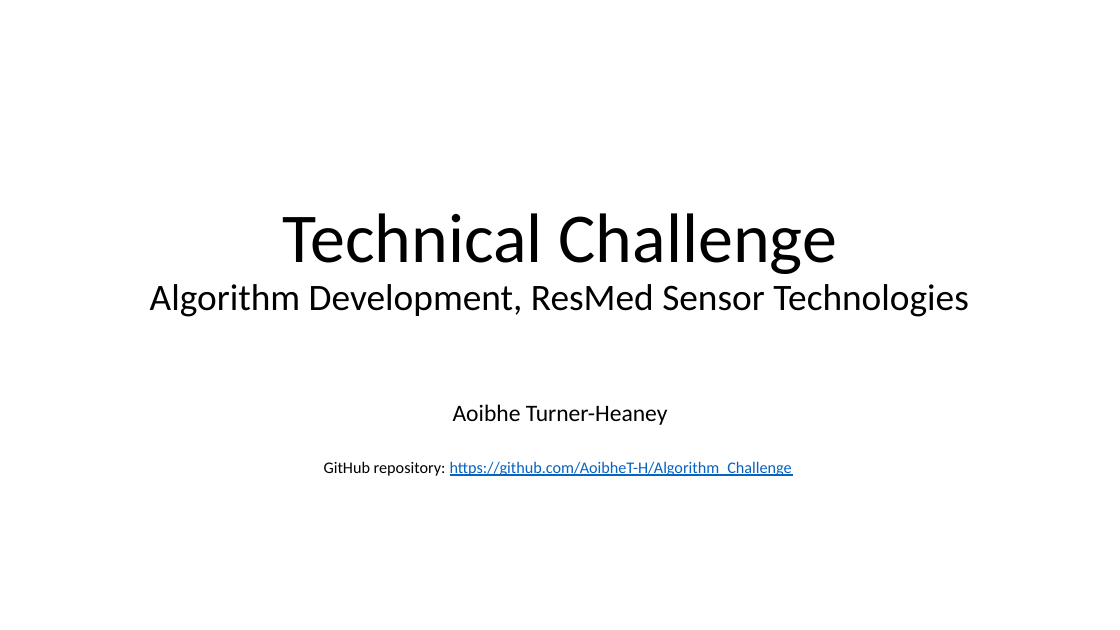
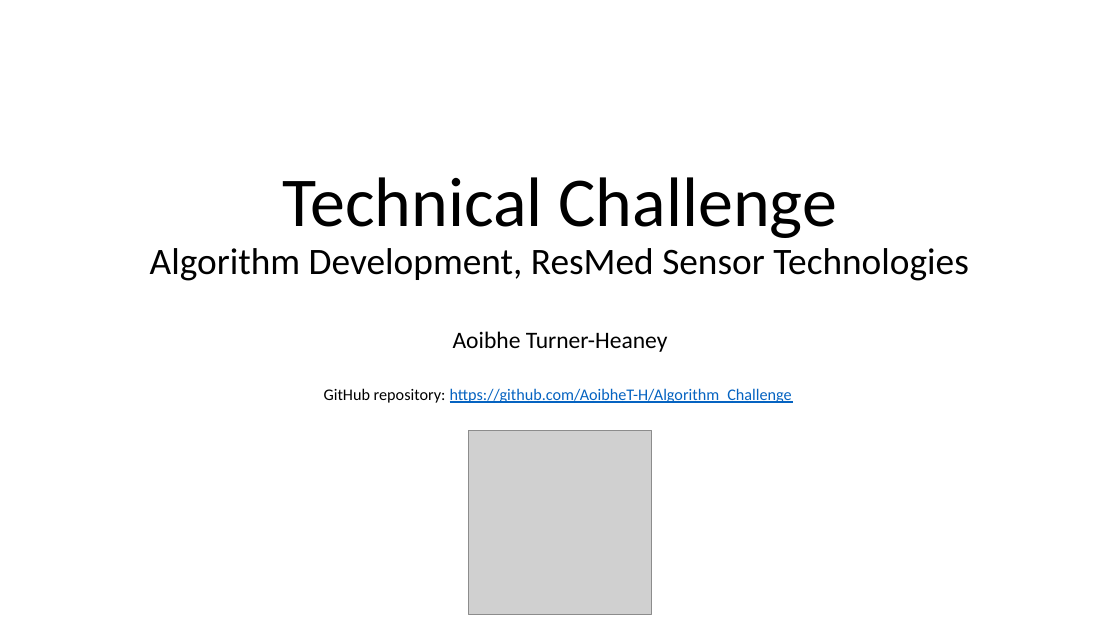
Before and after one commit to AoibheT-H/Algorithm_Challenge, a slide deck: slide 1 of Aoibhe_Turner_Heaney_Algorithm_Challenge_Presentation.pptx. Drawn at 1120x630 pixels with LibreOffice and Linux fonts; fonts in the diff are those of the drawing; grey boxes stand for pictures. Boxes give left, top, right and bottom in pixels: in the first picture for what was removed or moved away, otherwise in the second. Text is boxed around its words. In the diff, an @@ line names an element or a change of style, - is before the commit and + after.

Commit message:
Added QR Code for GitHub repo

```diff
--- a/Aoibhe_Turner_Heaney_Algorithm_Challenge_Presentation.pptx
+++ b/Aoibhe_Turner_Heaney_Algorithm_Challenge_Presentation.pptx
@@ title "Technical Challenge Algorithm Development, ResMed ...": place and size @@
-title "Technical Challenge Algorithm Development, ResMed ..." at (150,213,969,317)
+title "Technical Challenge Algorithm Development, ResMed ..." at (150,177,969,281)
@@ subtitle "Aoibhe Turner-Heaney": place and size @@
-subtitle "Aoibhe Turner-Heaney" at (324,404,792,476)
+subtitle "Aoibhe Turner-Heaney" at (324,331,792,403)
@@ picture added at (468,430,652,614) @@
```
